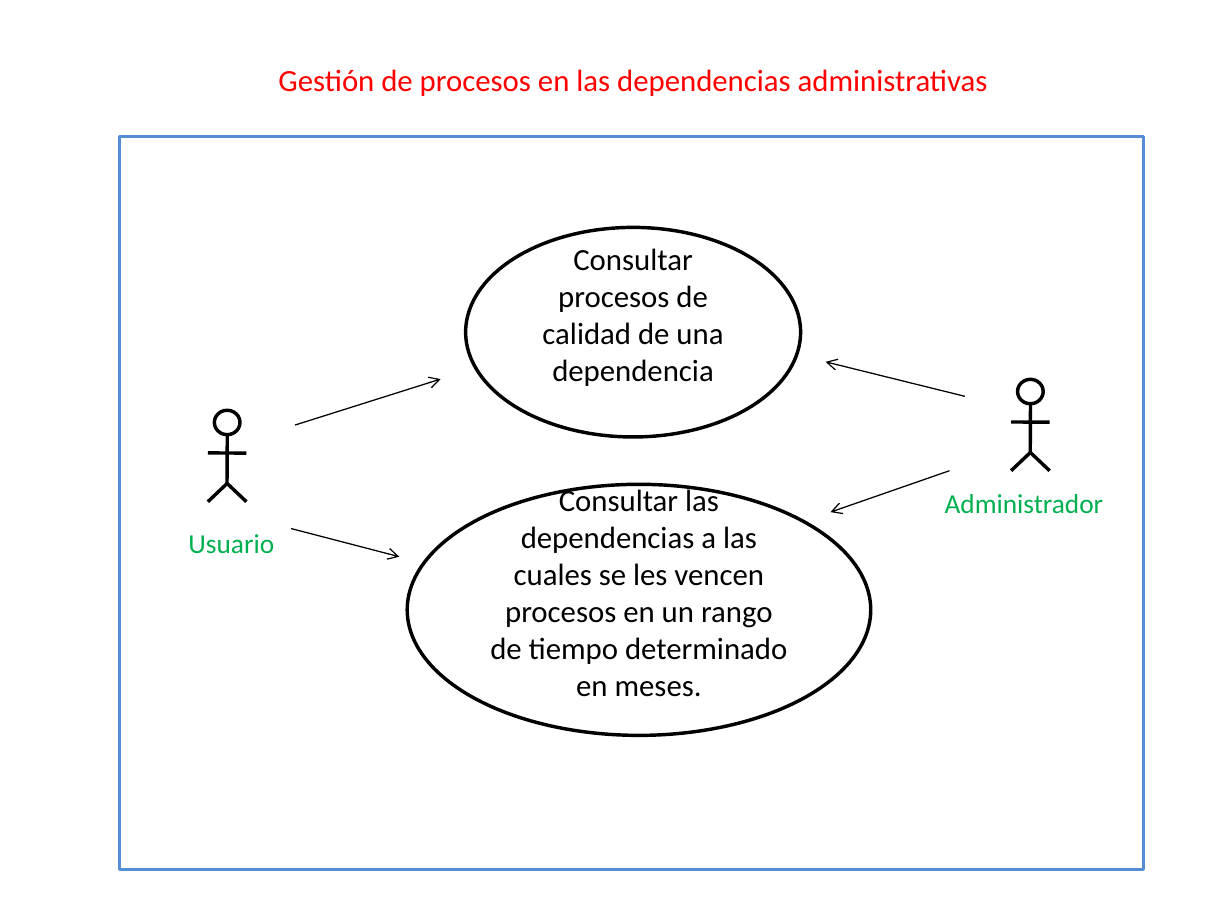
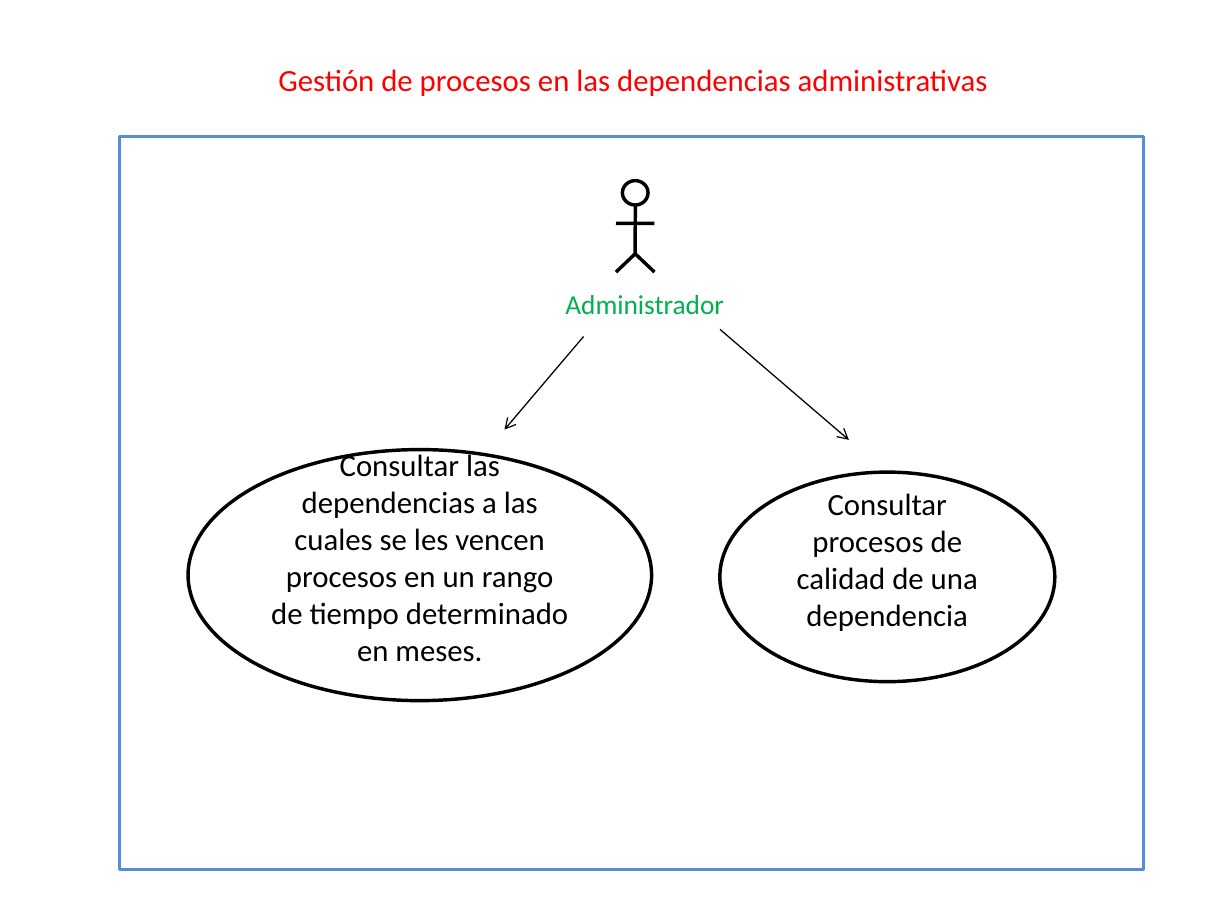
Before and after one commit to oscargcontreras/Proy_Final_Prog_Avanz, a slide deck: slide 4 of DOCUMENTACION/Diagrama de casos de uso.pptx. Drawn at 1232x924 pixels with LibreOffice and Linux fonts; fonts in the diff are those of the drawing. Boxes give left, top, right and bottom in pixels: in the first picture for what was removed or moved away, otherwise in the second. Text is boxed around its words. In the diff, an @@ line names an element or a change of style, - is before the commit and + after.

```diff
--- a/DOCUMENTACION/Diagrama de casos de uso.pptx
+++ b/DOCUMENTACION/Diagrama de casos de uso.pptx
@@ 4 lines, 1 ellipse: place and size @@
-4 lines, 1 ellipse at [208, 410, 246, 501]
+4 lines, 1 ellipse at [616, 181, 654, 272]
@@ text "Administrador": place and size @@
-text "Administrador" at [945, 494, 1103, 514]
+text "Administrador" at [565, 295, 723, 315]
@@ arrow moved from (296, 425) - (441, 379) to (719, 329) - (849, 440) @@
@@ arrow moved from (291, 529) - (399, 557) to (584, 336) - (505, 430) @@
@@ arrow removed from (965, 397) to (825, 362) @@
@@ group removed at [1011, 379, 1050, 471]: 4 lines, 1 ellipse @@
@@ ellipse "Consultar las dependencias a las ...": place and size @@
-ellipse "Consultar las dependencias a las ..." at [408, 484, 871, 736]
+ellipse "Consultar las dependencias a las ..." at [188, 450, 652, 701]
@@ ellipse "Consultar procesos de calidad de ...": place and size @@
-ellipse "Consultar procesos de calidad de ..." at [466, 228, 801, 437]
+ellipse "Consultar procesos de calidad de ..." at [719, 472, 1055, 681]
@@ arrow removed from (950, 471) to (830, 513) @@
@@ text removed at [188, 534, 274, 554] @@
-Usuario
```
Also in this commit, not shown: 3 other files.
